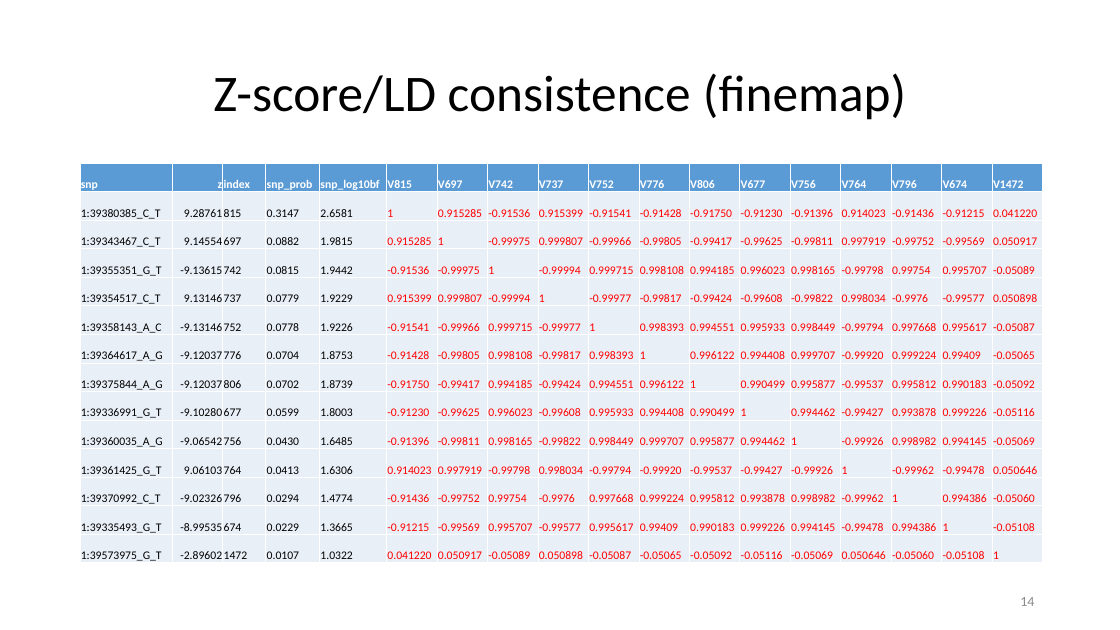
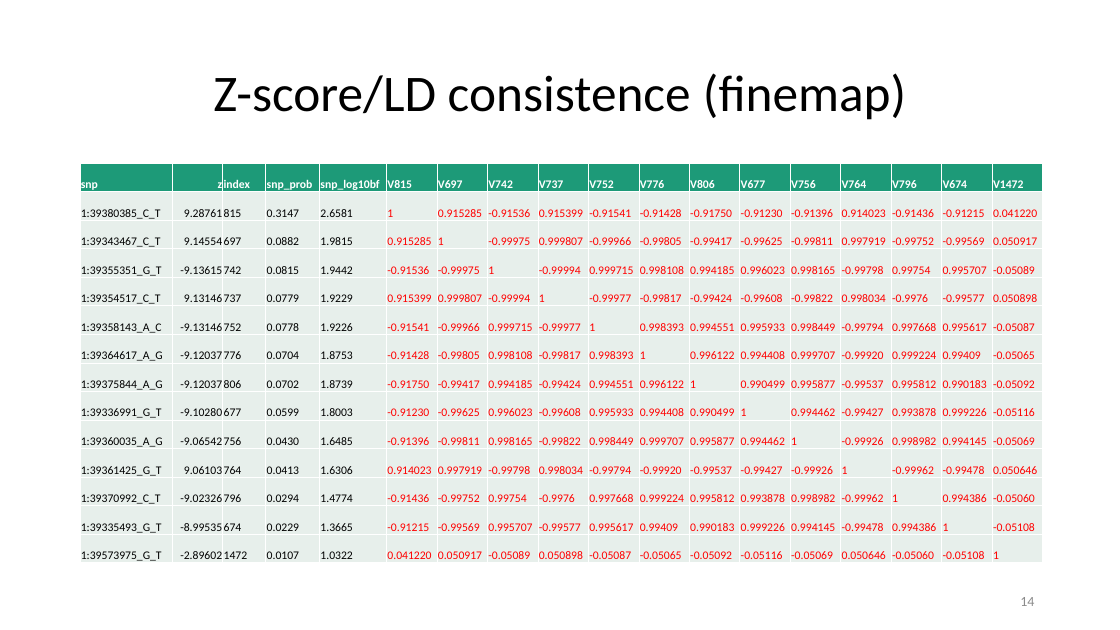
Before and after one commit to jinghuazhao/FM-pipeline, a slide deck: slide 14 of README.pptx. Drawn at 1120x630 pixels with LibreOffice and Linux fonts; fonts in the diff are those of the drawing. Boxes give left, top, right and bottom in pixels: in the first picture for what was removed or moved away, otherwise in the second. Text is boxed around its words. In the diff, an @@ line names an element or a change of style, - is before the commit and + after.

```diff
--- a/README.pptx
+++ b/README.pptx
@@ table at (x1=80, y1=163, x2=1042, y2=565) @@
@@ fill #5B9BD5 to #1D9A78 in row 1 @@
@@ fill #EAEFF7 to #E8EFEC in 234 cells @@
```
Also in this commit, not shown: 7 other slides changed.
